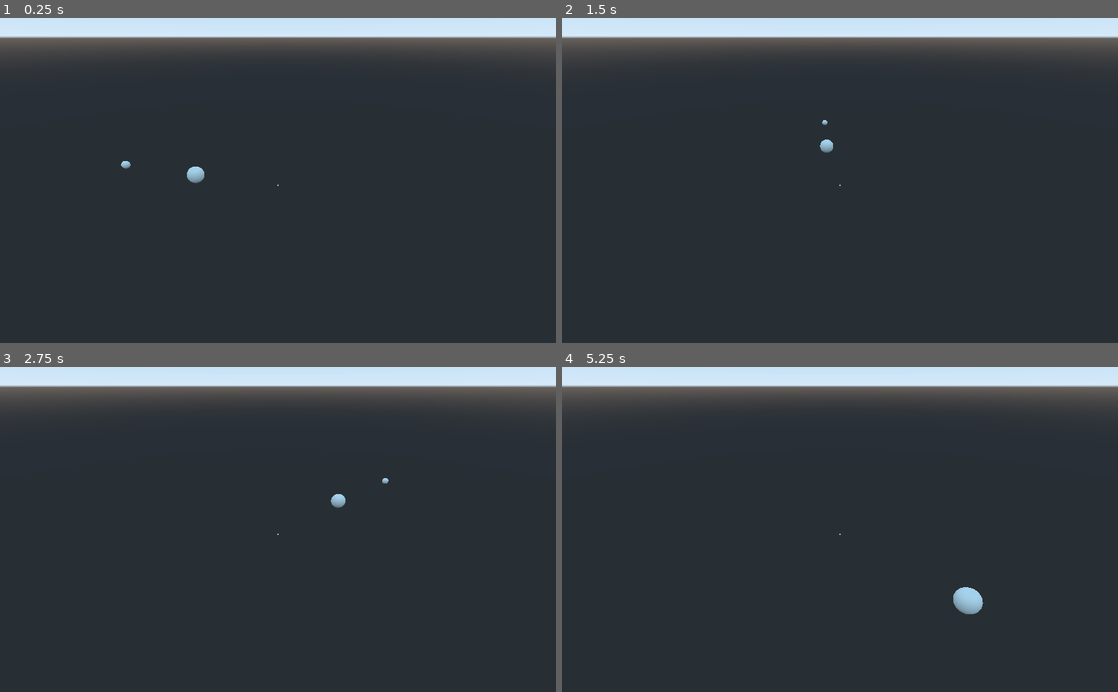
Above: before the commit, frames 1-4 (two rows, left to right).
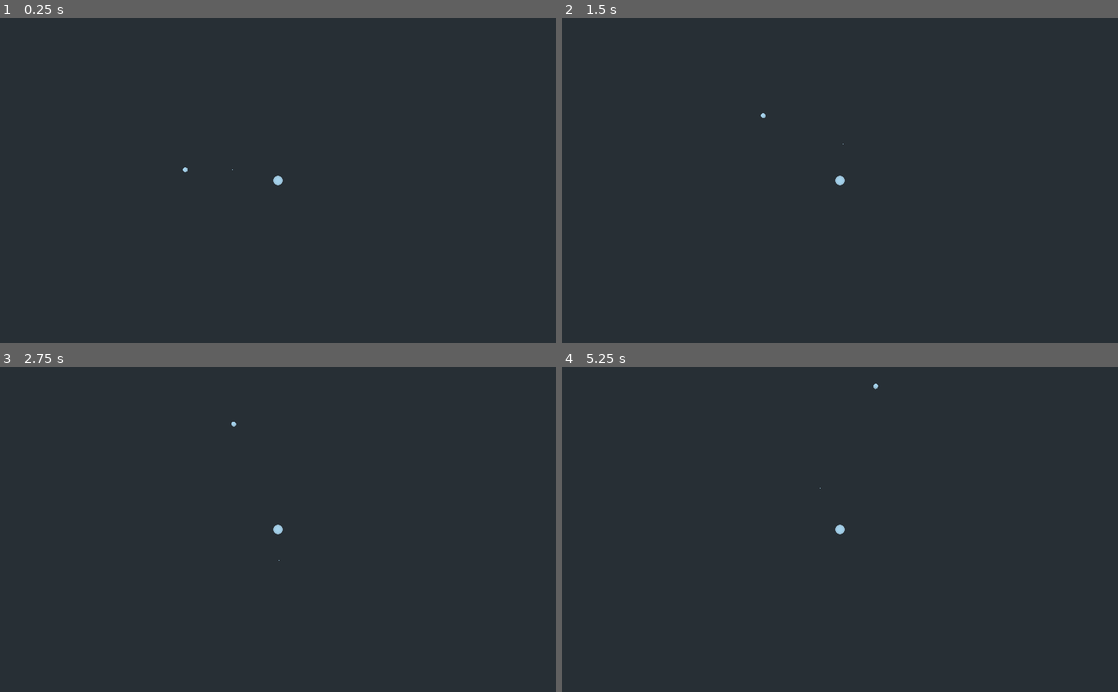
Above: after the commit, the same moments.

Repository: Smoss/Godot_Space
Game: Godot game, scene res://SolarSystem/System.tscn
Same seed, same stepped clock (60 frames per second), same inputs: the game is played once before the commit and once after it.
Inputs:
- Up to frame 1 (0.25 s): no input
- Up to frame 2 (1.5 s): no input
- Up to frame 3 (2.75 s): no input
- Up to frame 4 (5.25 s): no input

The runs differ from the first frame. In frame 1, 11% of the frame differs, in the area x 0-100%, y 0-52%; in frame 2, 11%; in frame 3, 11%; in frame 4, 11%, in the area x 0-100%, y 0-77%.

Commit message:
Got a bad symplectic integrator working

Diff:
--- a/OrbitalGodot/PlanetLogic/GravityArea.gd
+++ b/OrbitalGodot/PlanetLogic/GravityArea.gd
@@ -1,44 +1,30 @@
 extends Area
-var influenced: Array = []
-var mass: float = 0
 # Declare member variables here. Examples:
 # var a = 2
 # var b = "text"
-const GravityPair = preload("res://PlanetLogic/GravityPair.gd")
-
-func apply_gravity(gravityPair: GravityPair):
-	var target = gravityPair.target
-	var delta = gravityPair.delta
-	var parent = get_parent() as RigidBody
-	var localTranslation: Vector3 = parent.to_global(Vector3())
-	var targetTranslation: Vector3 = target.to_global(Vector3())
-	var direction: Vector3 = localTranslation - targetTranslation
-	var length = direction.length()
-	var force = (mass * target.mass) * direction / length
-	var lengthSquared = length * length
-	target.add_central_force(force / lengthSquared)
-	#print(localTranslation, parent.transform)
-	#print(target.linear_velocity, force / lengthSquared, force)
+const Massive = preload("res://PlanetLogic/Massive.gd")
 
 # Called when the node enters the scene tree for the first time.
 func _ready():
 	var parent = get_parent() as Spatial
 	if parent is RigidBody:
 		scale *= (parent.mass * 10)
-		mass = parent.mass
 
 # Called every frame. 'delta' is the elapsed time since the previous frame.
-func _process(delta: float):
-	var threads: Array = []
-	for target in influenced:
-		if target is RigidBody:
-			var thread = Thread.new()
-			thread.start(self, 'apply_gravity', GravityPair.new(target, delta))
-			threads.append(thread)
-	for thread in threads:
-		thread.wait_to_finish()
+#func _process(delta: float):
 
 
-func _on_GravityArea_body_entered(body):
-	if body is RigidBody and body != get_parent() and not influenced.has(body):
-			influenced.append(body)
+func _on_GravityArea_body_entered(body: Node):
+	if body.gravitator and body != get_parent():
+		var parent: RigidBody = get_parent()
+		var target: Massive = body
+		if not target.influenced_by.has(parent):
+			target.influenced_by.append(parent)
+
+
+func _on_GravityArea_body_exited(body: Node):
+	if body.gravitator:
+		var parent = get_parent()
+		var idx = body.influenced_by.find(parent)
+		if idx >= 0:
+			body.influenced_by.remove(idx)
--- a/OrbitalGodot/PlanetLogic/GravityPair.gd
+++ b/OrbitalGodot/PlanetLogic/GravityPair.gd
@@ -2,14 +2,14 @@
 
 
 var target: RigidBody
-var delta: float
+var second_location: Vector3
 # Declare member variables here. Examples:
 # var a = 2
 # var b = "text"
 
-func _init(targ, delt):
+func _init(targ, location):
 	self.target = targ
-	self.delta = delt
+	self.second_location = location
 
 # Called when the node enters the scene tree for the first time.
 func _ready():
--- /dev/null
+++ b/OrbitalGodot/PlanetLogic/Massive.gd
@@ -0,0 +1,126 @@
+extends RigidBody
+const massive = true
+const GravityPair = preload("res://PlanetLogic/GravityPair.gd")
+const cube_root_2 = pow(2.0, 1.0/3)
+const partial_denom = (2.0 - cube_root_2)
+const c_1_4 = 1 / (2.0 * partial_denom)
+const c_2_3 = (1 - cube_root_2) / (2 * partial_denom)
+const d_1_3 = 1 / partial_denom
+const c_4 = 1 / (2.0)
+const d_2 = cube_root_2 / partial_denom
+export var debug: bool = false
+
+var influenced_by : Array = []
+var prev_lv: Vector3 = Vector3()
+
+class influencer:
+	var mass: float = 0
+	var location: Vector3 = Vector3()
+
+	func _init(mass, location):
+		self.mass = mass
+		self.location = location
+
+func gravitationalMagnitude(dist):
+	return mass / dist
+
+#func forceVector(target: RigidBody):
+	#var parent = get_parent() as RigidBody
+	#var local_translation: Vector3 = parent.to_global(Vector3())
+	#var target_translation: Vector3 = target.to_global(Vector3())
+	#var direction: Vector3 = localTranslation - targetTranslation
+	#var length = direction.length()
+	#var force_vec = target.mass * direction / length
+	#return force_vec
+
+func apply_gravity(pair: GravityPair):
+	var local_translation: Vector3 = pair.second_location
+	var target = pair.target
+	var target_translation: Vector3 = target.to_global(Vector3())
+	var direction: Vector3 = target_translation - local_translation
+	var length = direction.length()
+	var force_vec = target.mass * direction
+	var lengthSquared = length * length * length
+
+	var k1 = mass / lengthSquared
+	return force_vec * k1
+
+func calculateStep(state: PhysicsDirectBodyState, location: Vector3):
+	var threads: Array = []
+	for target in self.influenced_by:
+		if target is RigidBody:
+			var thread = Thread.new()
+			thread.start(self, 'apply_gravity', GravityPair.new(target, location))
+			threads.append(thread)
+	var force_vec = Vector3()
+	for thread in threads:
+		force_vec += thread.wait_to_finish()
+
+	return (force_vec / self.mass)
+
+# Called every frame. 'delta' is the elapsed time since the previous frame.
+#func _process(delta):
+#	print(self.to_global(Vector3()))
+#	var threads: Array = []
+#	for target in influenced_by:
+#		if target is RigidBody:
+#			var thread = Thread.new()
+#			thread.start(self, 'apply_gravity', target)
+#			threads.append(thread)
+#	var force_vec = Vector3()
+#	for thread in threads:
+#		force_vec += thread.wait_to_finish()
+	#self.add_central_force(force_vec)
+
+func _ready():
+	prev_lv = self.get_linear_velocity()
+
+func _physics_process(delta):
+	pass
+
+func _integrate_forces(state: PhysicsDirectBodyState):
+	var delta = state.step
+	var half_delta = delta / 2
+	var base_lv = state.get_linear_velocity()
+	#state.set_linear_velocity(Vector3())
+	var base_loc = self.to_global(Vector3())
+
+	var euler_lv = base_lv + calculateStep(state, base_loc) * 1 * delta
+	# c1
+	base_lv += calculateStep(state, base_loc) * d_1_3 * delta
+	base_loc += base_lv * c_1_4 * delta
+
+	# c2
+	base_lv += calculateStep(state, base_loc) * d_2 * delta
+	base_loc += base_lv * c_2_3 * delta
+
+	# c3
+	base_lv += calculateStep(state, base_loc) * d_1_3 * delta
+	base_loc += base_lv * c_2_3 * delta
+
+	# c4
+	base_loc += base_lv * c_1_4 * delta
+
+	var final_lv = (base_loc - self.to_global(Vector3())) / delta
+	state.set_linear_velocity(prev_lv)
+	#print(final_lv)
+	prev_lv = final_lv
+	#print(delta)
+
+	#base_lv += k1
+	#var k2 = calculateStep(state, self.to_global((base_lv + k1) * half_delta))
+	#var k3 = calculateStep(state, self.to_global((base_lv + k2) * half_delta))
+	#var k4 = calculateStep(state, self.to_global((base_lv + k3) * delta))
+
+	#var ode = calculateStep(state, self.to_global((base_lv) * delta))
+	#var lv = ((k1 + 2 * k2 + 2 * k3 + k4)) / 6 + base_lv
+	#var poss_lv = ode + base_lv
+	#print(poss_lv - euler_lv)
+	#state.set_transform(state.transform.translated(lv * delta))
+	#state.set_linear_velocity(lv)
+	#tru_linear_velocity = lv
+	#loc = loc.translated(tru_linear_velocity * delta)
+	#print(loc.origin - state.transform.origin)
+	#state.set_transform(loc)
+	#self.apply_central_impulse(lv * mass)
+	#._integrate_forces(state)
--- a/OrbitalGodot/PlanetLogic/Planet.gd
+++ b/OrbitalGodot/PlanetLogic/Planet.gd
@@ -1,5 +1,7 @@
-extends RigidBody
+extends "res://PlanetLogic/Massive.gd"
 export var visual_scale: float = 1.0
+const SatelliteCenter = preload("res://PlanetLogic/SatelliteCenter.gd")
+const gravitator = true
 
 # Declare member variables here. Examples:
 # var a = 2
@@ -8,12 +10,17 @@
 
 # Called when the node enters the scene tree for the first time.
 func _ready():
+	#._ready()
 	var visual = get_child(0)
 	visual.scale *= visual_scale
 	var collision = get_child(1)
 	collision.scale *= visual_scale
+	var satellites: SatelliteCenter = get_child(3)
+	satellites.scale *= visual_scale
+	satellites.scale_orbit()
 
-
+func _integrate_forces(state):
+	._integrate_forces(state)
 # Called every frame. 'delta' is the elapsed time since the previous frame.
 #func _process(delta):
 #	pass
--- a/OrbitalGodot/PlanetLogic/Planet.tscn
+++ b/OrbitalGodot/PlanetLogic/Planet.tscn
@@ -1,14 +1,17 @@
-[gd_scene load_steps=5 format=2]
+[gd_scene load_steps=6 format=2]
 
 [ext_resource path="res://PlanetLogic/GravityArea.tscn" type="PackedScene" id=1]
 [ext_resource path="res://PlanetLogic/Planet.gd" type="Script" id=2]
+[ext_resource path="res://PlanetLogic/SatelliteCenter.tscn" type="PackedScene" id=3]
 
 [sub_resource type="SphereMesh" id=1]
 
 [sub_resource type="SphereShape" id=2]
 
 [node name="Planet" type="RigidBody"]
-gravity_scale = 0.0
+custom_integrator = true
+can_sleep = false
+linear_damp = 0.0
 script = ExtResource( 2 )
 
 [node name="MeshInstance" type="MeshInstance" parent="."]
@@ -19,3 +22,7 @@
 shape = SubResource( 2 )
 
 [node name="GravityArea" parent="." instance=ExtResource( 1 )]
+
+[node name="SatelliteCenter" parent="." instance=ExtResource( 3 )]
+
+[connection signal="body_exited" from="GravityArea" to="GravityArea" method="_on_GravityArea_body_exited"]
--- /dev/null
+++ b/OrbitalGodot/PlanetLogic/SatelliteCenter.gd
@@ -0,0 +1,24 @@
+extends Spatial
+var orbitalPace: float = 0
+var orbitalPeriod: float = 10
+
+# Declare member variables here. Examples:
+# var a = 2
+# var b = "text"
+func scale_orbit():
+	self.orbitalPeriod *= self.scale.length_squared()
+	self.orbitalPeriod = min(self.orbitalPeriod, 5)
+	self.orbitalPace = 2 * PI / self.orbitalPeriod
+	for child in self.get_children():
+		if child is Spatial:
+			child.scale /= self.scale
+
+# Called when the node enters the scene tree for the first time.
+func _ready():
+	pass # Replace with function body.
+
+
+# Called every frame. 'delta' is the elapsed time since the previous frame.
+func _process(delta):
+	self.transform = self.transform.rotated(Vector3(0, 1, 0), orbitalPace * delta)
+#	pass
--- /dev/null
+++ b/OrbitalGodot/PlanetLogic/SatelliteCenter.tscn
@@ -0,0 +1,6 @@
+[gd_scene load_steps=2 format=2]
+
+[ext_resource path="res://PlanetLogic/SatelliteCenter.gd" type="Script" id=1]
+
+[node name="SatelliteCenter" type="Spatial"]
+script = ExtResource( 1 )
--- /dev/null
+++ b/OrbitalGodot/SolarSystem/System.gd
@@ -0,0 +1,28 @@
+extends Spatial
+
+
+# Declare member variables here. Examples:
+# var a = 2
+# var b = "text"
+
+
+# Called when the node enters the scene tree for the first time.
+func _ready():
+	pass # Replace with function body.
+
+
+# Called every frame. 'delta' is the elapsed time since the previous frame.
+func _process(delta):
+
+	#var total_energy = 0
+	var ke = 0
+	var pe = 0
+	for child in get_children():
+		if child is RigidBody:
+			for child_2 in get_children():
+				if child_2 is RigidBody and child != child_2:
+
+					ke += (child.get_linear_velocity() - child_2.get_linear_velocity()).length_squared() / 2 * child.mass
+					pe += (child.to_global(Vector3()) - child_2.to_global(Vector3())).length() * child.mass
+	print(ke + pe)
+	#print(delta)
--- a/OrbitalGodot/SolarSystem/System.tscn
+++ b/OrbitalGodot/SolarSystem/System.tscn
@@ -1,23 +1,25 @@
-[gd_scene load_steps=2 format=2]
+[gd_scene load_steps=3 format=2]
 
 [ext_resource path="res://PlanetLogic/Planet.tscn" type="PackedScene" id=1]
+[ext_resource path="res://SolarSystem/System.gd" type="Script" id=2]
 
 [node name="Spatial" type="Spatial"]
-
-[node name="Planet" parent="." instance=ExtResource( 1 )]
-transform = Transform( 1, 0, 0, 0, 1, 0, 0, 0, 1, 10, 0, 0 )
-linear_velocity = Vector3( 0, 0, 10 )
-linear_damp = 0.0
-visual_scale = 0.1
-
-[node name="Camera" type="Camera" parent="Planet"]
-transform = Transform( 1, 0, 0, 0, 0.850609, 0.525798, 0, -0.525798, 0.850609, 0, 13.98, 21.599 )
+script = ExtResource( 2 )
 
 [node name="Planet2" parent="." instance=ExtResource( 1 )]
 mass = 1000.0
 
+[node name="Camera" type="Camera" parent="Planet2"]
+transform = Transform( 1, 0, 0, 0, -1.62921e-07, 1, 0, -1, -1.62921e-07, 0, 50, 0 )
+
 [node name="Planet3" parent="." instance=ExtResource( 1 )]
+transform = Transform( 1, 0, 0, 0, 1, 0, 0, 0, 1, -20, 0, 0 )
+mass = 100.0
+linear_velocity = Vector3( 0, 0, -10 )
+debug = true
+visual_scale = 0.5
+
+[node name="Planet" parent="." instance=ExtResource( 1 )]
 transform = Transform( 1, 0, 0, 0, 1, 0, 0, 0, 1, -10, 0, 0 )
-mass = 100.0
-linear_velocity = Vector3( 0, 0, -11 )
-visual_scale = 0.5
+linear_velocity = Vector3( 0, 0, -10 )
+visual_scale = 0.1
--- a/OrbitalGodot/project.godot
+++ b/OrbitalGodot/project.godot
@@ -10,7 +10,6 @@
 
 _global_script_classes=[  ]
 _global_script_class_icons={
-
 }
 
 [application]
